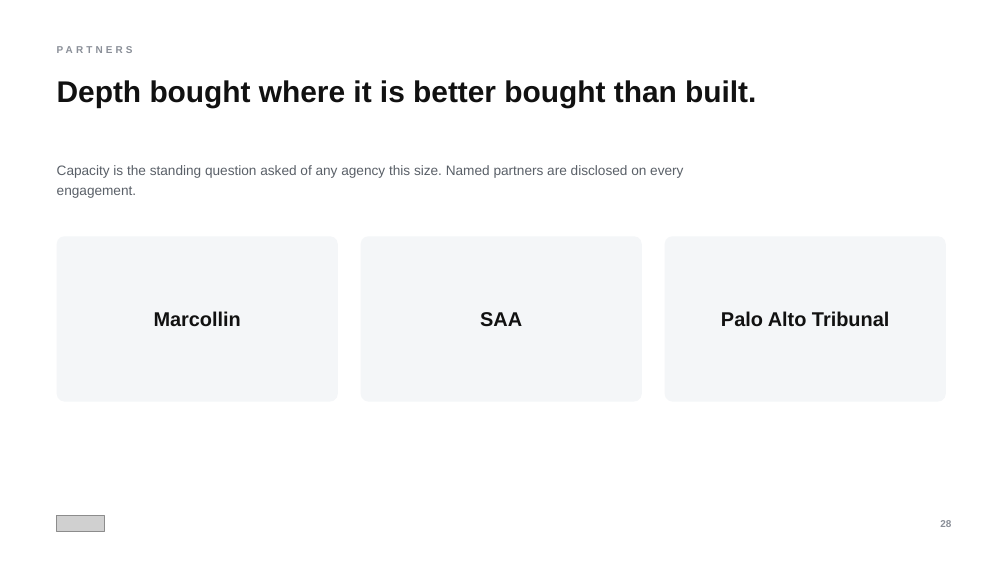
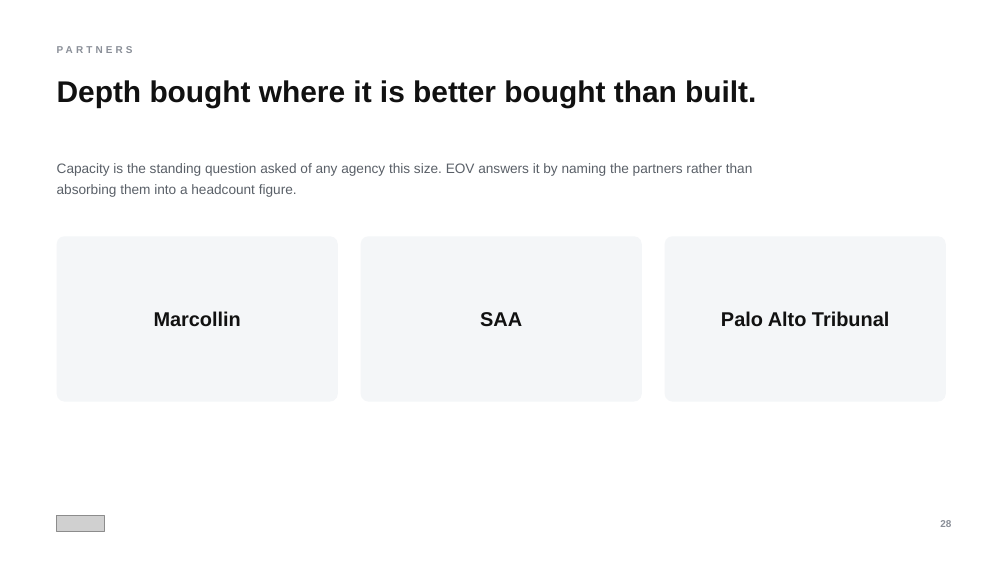
Before and after one commit to tanvichitnis1/NEW-, a slide deck: slide 28 of deck-pptx/EOV-Credentials-2026.pptx. Drawn at 1008x567 pixels with LibreOffice and Linux fonts; fonts in the diff are those of the drawing; grey boxes stand for pictures. Boxes give left, top, right and bottom in pixels: in the first picture for what was removed or moved away, otherwise in the second. Text is boxed around its words. In the diff, an @@ line names an element or a change of style, - is before the commit and + after.

```diff
--- a/deck-pptx/EOV-Credentials-2026.pptx
+++ b/deck-pptx/EOV-Credentials-2026.pptx
@@ text at [57,163,753,197]: text changed @@
-Capacity is the standing question asked of any agency this size. Named partners are disclosed on every engagement.
+Capacity is the standing question asked of any agency this size. EOV answers it by naming the partners rather than absorbing them into a headcount figure.
```
Also in this commit, not shown: 14 other slides changed, 4 other files.
